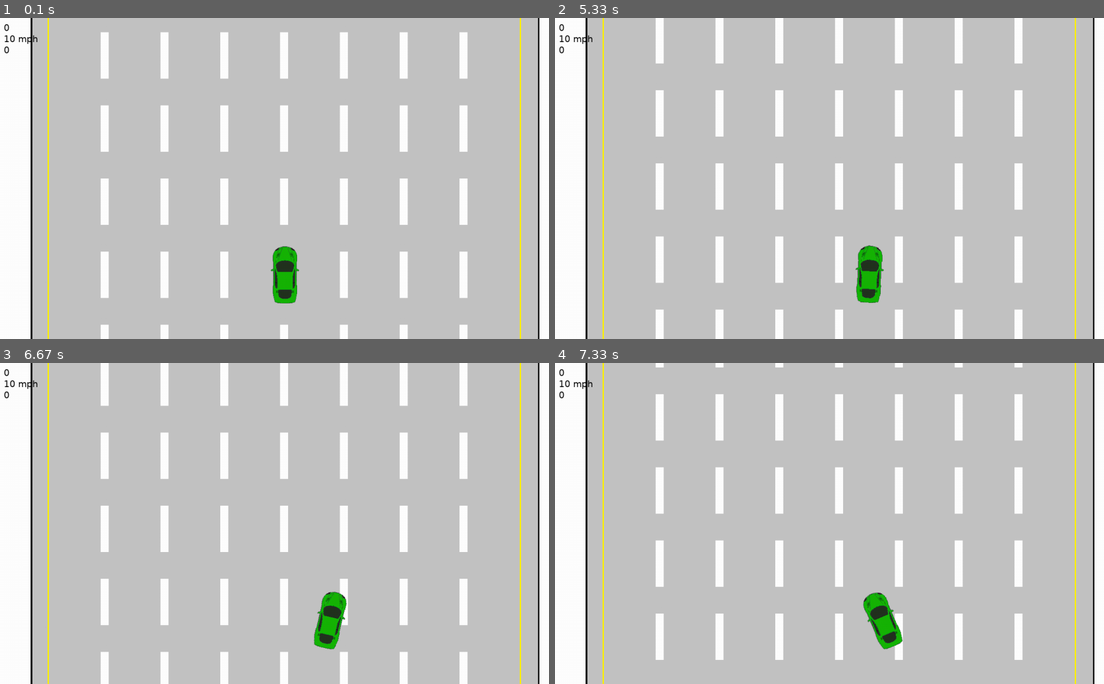
Above: before the commit, frames 1-4 (two rows, left to right).
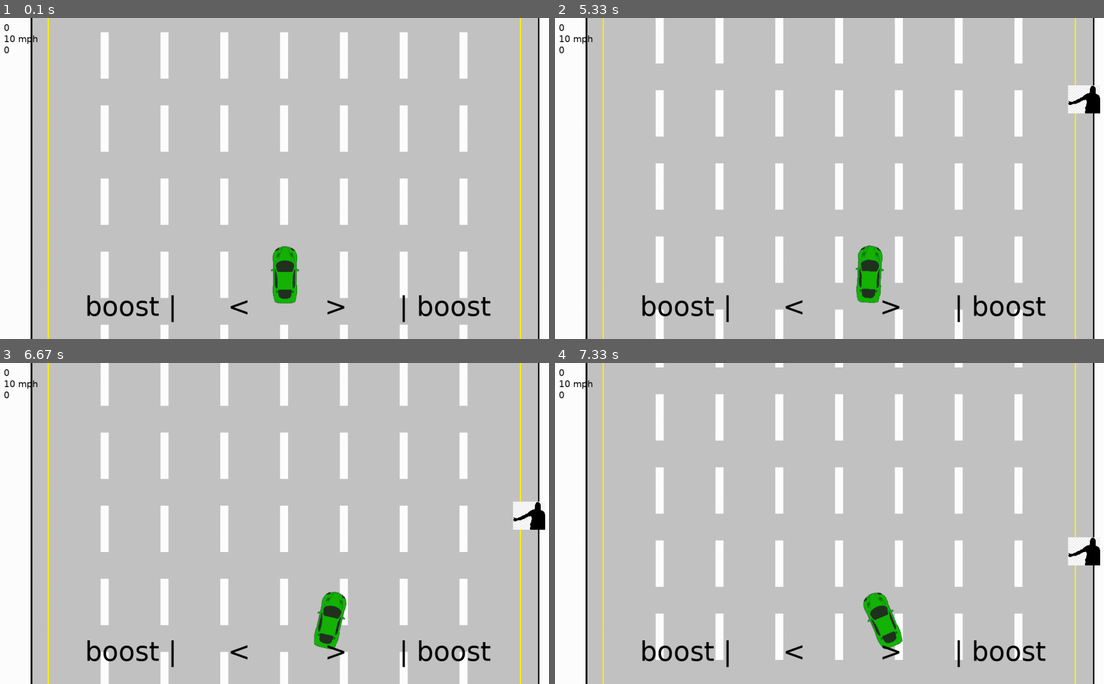
Above: after the commit, the same moments.

Repository: ronrothjr/battleship
Game: pygame game, started from tutorials/scroller/scroller.py
Two runs of this game, one before a commit and one after it. Both use one fixed random seed, a clock stepped at 60 frames per second and the inputs below.
Inputs (mouse positions are in pixels of both pictures, inside the frame that each line leads up to):
- Up to frame 1 (0.1 s): no input
- Up to frame 2 (5.33 s): hold W 0.33-0.8 s; hold Right 0.33-0.8 s; move the mouse to (818, 191) at 0.37 s; tap Space at 0.83, 1.23, 1.53, 1.73, 2.07, 2.37, 2.57, 2.87, 3.13, 3.43, 3.57, 3.97, 4.27, 4.63, 4.93, 5.13 s; hold Right 1.17-1.63 s; hold Up 1.67-1.97 s; hold Right 2-2.47 s; hold Left 2.5-3.03 s; hold Left 3.07-3.47 s; hold Up 3.5-3.87 s; hold Right 3.9-4.53 s; hold Left 4.57-5.03 s; hold Right from 5.07 s (still down)
- Up to frame 3 (6.67 s): tap Space at 5.43, 5.63, 5.97, 6.27, 6.47 s; release Right at 5.53 s; hold Up 5.57-5.87 s; hold Right 5.9-6.37 s; hold Left from 6.4 s (still down)
- Up to frame 4 (7.33 s): tap Space at 6.77, 7.03 s; release Left at 6.93 s; hold Left from 6.97 s (still down)

The runs differ from the first frame. In frame 1, 0.8% of the frame differs, in the area x 15-90%, y 86-95%; in frame 2, 1.3%; in frame 3, 1.3%, in the area x 15-100%, y 43-95%; in frame 4, 1.3%.

Commit message:
hitchhikers

Diff:
--- a/tutorials/scroller/scroller.py
+++ b/tutorials/scroller/scroller.py
@@ -78,7 +78,7 @@
         self.mask = pygame.mask.from_surface(self.image)
 
     def get_lane(self):
-        return random.randint(1, LANES * 2)
+        return random.randint(1, LANES * 2 - 1)
 
     def move(self, turn: str=''):
         global SCORE
@@ -150,6 +150,10 @@
             y_change += int(SPEED / 5)
         if self.recharge > 0:
             self.recharge -= int(SPEED / 5)
+        if self.left + x_change < OFFSET_WIDTH + LEFT_SHOULDER:
+            x_change = self.left - (OFFSET_WIDTH + LEFT_SHOULDER)
+        if self.left + self.rect.width + x_change > SCREEN_WIDTH - RIGHT_SHOULDER:
+            x_change = (SCREEN_WIDTH - RIGHT_SHOULDER) - (self.left + self.rect.width)
         self.left += x_change
         self.top += y_change
         self.rect.move_ip(x_change, y_change)
@@ -171,25 +175,50 @@
         return rotated_image, new_rect
 
 
+class Hitchhiker(pygame.sprite.Sprite):
+    def __init__(self):
+        super().__init__()
+        self.image = pygame.image.load("hitchhiker.png")
+        self.image = pygame.transform.scale(self.image, (72, 63))
+        self.rect = self.image.get_rect()
+        self.mask = pygame.mask.from_surface(self.image)
+        sides = []
+        sides.append(OFFSET_WIDTH + int(LEFT_SHOULDER / 2))
+        sides.append(OFFSET_WIDTH + LEFT_SHOULDER + LANES_WIDTH + int(RIGHT_SHOULDER / 2))
+        side = random.choice(sides)
+        self.rect.center=(side, SCREEN_HEIGHT * 0.2)
+
+    def move(self):
+        self.rect.move_ip(0, int(SPEED / 2))
+        if (self.rect.bottom > SCREEN_HEIGHT + self.image.get_height()):
+            self.kill()
+
+
 P1 = Player()
 SPAWNTIME = 10000
 last_spawn_tick = 0
 enemies = pygame.sprite.Group()
+hitchers = pygame.sprite.Group()
 all_sprites = pygame.sprite.Group()
 all_sprites.add(P1)
 
 tile_placement = TILE_HEIGHT * -1
 
-
 INC_SPEED = pygame.USEREVENT + 1
+SPAWN_HITCHHIKER = pygame.USEREVENT + 2
 MAX_ENEMIES = 20
 MAX_SPEED = 30
 pygame.time.set_timer(INC_SPEED, 15000)
+pygame.time.set_timer(SPAWN_HITCHHIKER, 5000)
 
 while True:
     for event in pygame.event.get():
         if event.type == INC_SPEED and SPEED < MAX_SPEED:
               SPEED += 2
+        if event.type == SPAWN_HITCHHIKER:
+            hitcher = Hitchhiker()
+            hitchers.add(hitcher)
+            all_sprites.add(hitcher)
         if event.type == QUIT or event.type == KEYDOWN and event.key == K_ESCAPE:
             pygame.quit()
             sys.exit()
@@ -228,16 +257,25 @@
     DISPLAYSURF.blit(speed, (10,35))
     count = font_small.render(str(enemies.__len__()), True, BLACK)
     DISPLAYSURF.blit(count, (10,60))
-    # turning = font_small.render(str(turn), True, BLACK)
-    # DISPLAYSURF.blit(turning, (10,100))
-    # position = font_small.render(f'{str(P1.rect.topleft[1])},{str(P1.rect.left)},{str(P1.rect.bottomright[1])},{str(P1.rect.right)}', True, BLACK)
-    # DISPLAYSURF.blit(position, (40,10))
-    # up = font_small.render(f'{str(SCREEN_HEIGHT * 0.55)}', True, BLACK)
-    # DISPLAYSURF.blit(up, (40,35))
-    # down = font_small.render(f'{str(SCREEN_HEIGHT * 0.85)}', True, BLACK)
-    # DISPLAYSURF.blit(down, (40,60))
-    # angle = font_small.render(f'{str(P1.angle)}', True, BLACK)
-    # DISPLAYSURF.blit(angle, (40,100))
+    boost_left = font.render('boost |', True, BLACK)
+    DISPLAYSURF.blit(boost_left, (int(SCREEN_WIDTH * 0.15), SCREEN_HEIGHT * 0.85))
+    left = font.render('<', True, BLACK)
+    DISPLAYSURF.blit(left, (int(SCREEN_WIDTH * 0.40), SCREEN_HEIGHT * 0.85))
+    right = font.render('>', True, BLACK)
+    DISPLAYSURF.blit(right, (int(SCREEN_WIDTH * 0.57), SCREEN_HEIGHT * 0.85))
+    boost_right = font.render('| boost', True, BLACK)
+    DISPLAYSURF.blit(boost_right, (int(SCREEN_WIDTH * 0.70), SCREEN_HEIGHT * 0.85))
+
+    for e in enemies:
+        squished = pygame.sprite.spritecollide(e, hitchers, True, pygame.sprite.collide_mask)
+        if squished:
+            for h in squished:
+                h.kill()
+
+    hitched = pygame.sprite.spritecollide(P1, hitchers, True, pygame.sprite.collide_mask)
+    if hitched:
+        for h in hitched:
+            SCORE += 5
 
     if pygame.sprite.spritecollide(P1, enemies, False, pygame.sprite.collide_mask):
         pygame.mixer.Sound('crash.wav').play()
Binary file added: tutorials/scroller/hitchhiker.png
